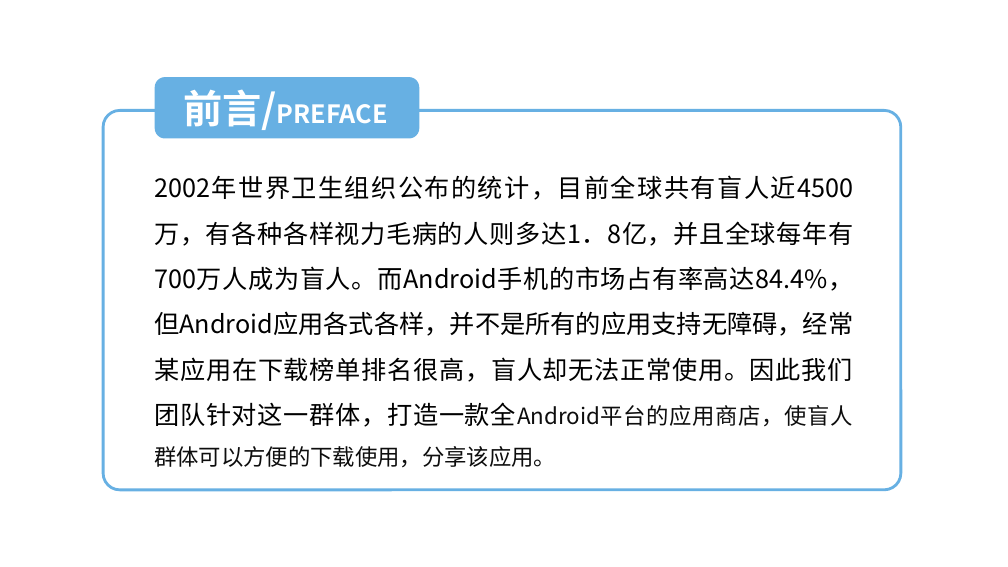
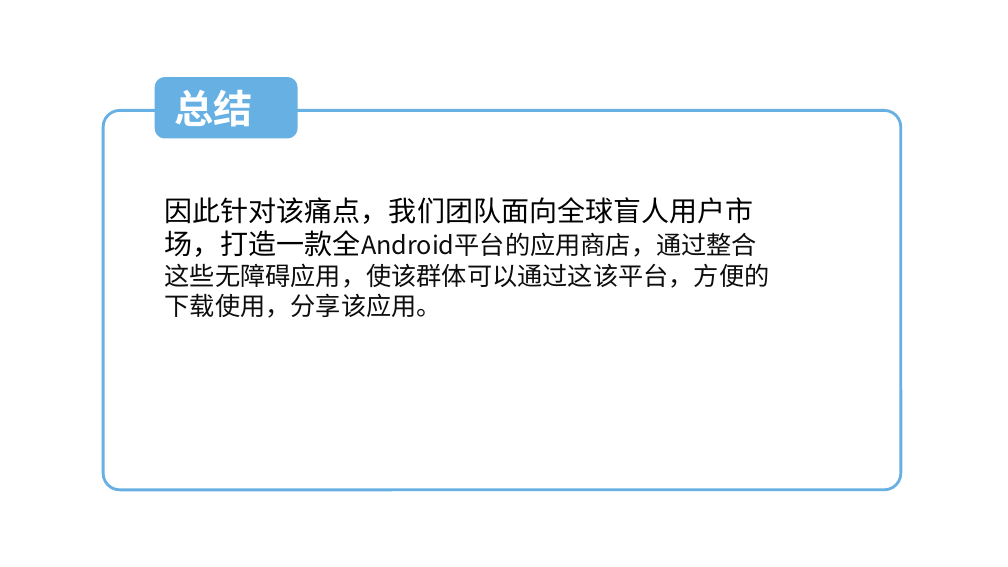
Before and after one commit to guoyu07/AccessibilityAppStoreDecument, a slide deck: slide 5 of 无障碍应用市场需求分析.pptx (slide 2 before the commit). Drawn at 1008x567 pixels with LibreOffice and Linux fonts; fonts in the diff are those of the drawing. Boxes give left, top, right and bottom in pixels: in the first picture for what was removed or moved away, otherwise in the second. Text is boxed around its words. In the diff, an @@ line names an element or a change of style, - is before the commit and + after.

Commit message:
pp修改完善，需求分析，盲人用户痛点

```diff
--- a/无障碍应用市场需求分析.pptx
+++ b/无障碍应用市场需求分析.pptx
@@ rounded rectangle: place and size @@
-rounded rectangle at <box>155,78,420,139</box>
+rounded rectangle at <box>155,78,298,139</box>
@@ text at <box>175,89,253,127</box>: text changed; size 18 to 28 pt @@
-前言/PREFACE
+总结
@@ text removed at <box>154,175,853,468</box> @@
-2002年世界卫生组织公布的统计，目前全球共有盲人近4500万，有各种各样视力毛病的人则多达1．8亿，并且全球每年有700万人成为盲人。而Android手机的市场占有率高达84.4%，但Android应用各式各样，并不是所有的应用支持无障碍，经常某应用在下载榜单排名很高，盲人却无法正常使用。因此我们团队针对这一群体，打造一款全Android平台的应用商店，使盲人群体可以方便的下载使用，分享该应用。
@@ text added at <box>165,197,770,318</box>, 18 pt, text #0D0D0D @@
+因此针对该痛点，我们团队面向全球盲人用户市场，打造一款全Android平台的应用商店，通过整合这些无障碍应用，使该群体可以通过这该平台，方便的下载使用，分享该应用。
```
Also in this commit, not shown: 1 other slide changed, 2 slides added.
